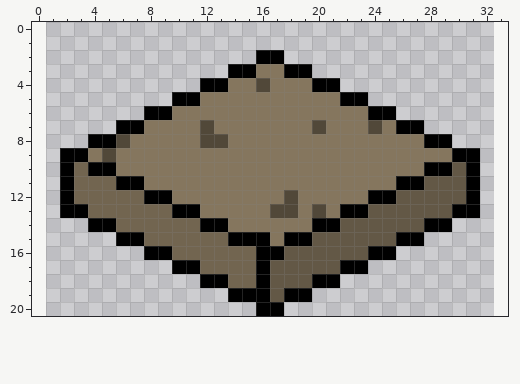
Two versions of one pixel-art sprite, midnight/assets/dirt_1.png. Above, as it was before the edit.
The file is 32x32 pixels. Pixels under 10% opacity are left out. The old version is drawn lined up with the new one, on the new canvas.
After:
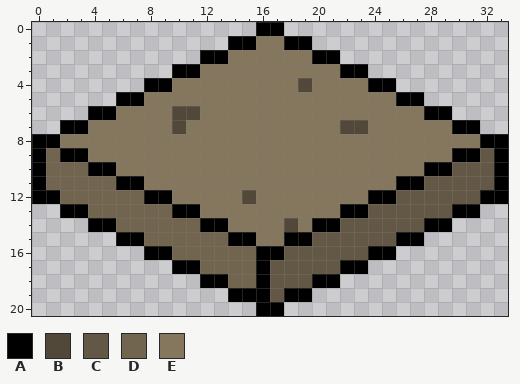
Palette (. is transparent): A #000000  B #514839  C #635846  D #726550  E #85765e
The commit says: New tile format
From old to new:
canvas 32x32 -> 34x21, the old top-left corner now at 1,-10 (the part of the old canvas that was cut away was empty and is not shown)
@@ x 0..33 @@
- 0 ..................................
- 1 ..................................
- 2 ................AA................
- 3 ..............AAEEAA..............
- 4 ............AAEEBEEEAA............
- 5 ..........AAEEEEEEEEEEAA..........
- 6 ........AAEEEEEEEEEEEEEEAA........
- 7 ......AAEEEEBEEEEEEEBEEEBEAA......
- 8 ....AABEEEEEBBEEEEEEEEEEEEEEAA....
- 9 ..AAEBEEEEEEEEEEEEEEEEEEEEEEEEAA..
-10 ..ADAAEEEEEEEEEEEEEEEEEEEEEEAACA..
-11 ..ADDDAAEEEEEEEEEEEEEEEEEEAACCCA..
-12 ..ADDDDDAAEEEEEEEEBEEEEEAACCCCCA..
-13 ..AADDDDDDAAEEEEEBBEBEAACCCCCCAA..
-14 ....AADDDDDDAAEEEEEEAACCCCCCAA....
-15 ......AADDDDDDAAAEAACCCCCCAA......
+ 0 ................AA................
+ 1 ..............AAEEAA..............
+ 2 ............AAEEEEEEAA............
+ 3 ..........AAEEEEEEEEEEAA..........
+ 4 ........AAEEEEEEEEEBEEEEAA........
+ 5 ......AAEEEEEEEEEEEEEEEEEEAA......
+ 6 ....AAEEEEBBEEEEEEEEEEEEEEEEAA....
+ 7 ..AAEEEEEEBEEEEEEEEEEEBBEEEEEEAA..
+ 8 AAEEEEEEEEEEEEEEEEEEEEEEEEEEEEEEAA
+ 9 ADAAEEEEEEEEEEEEEEEEEEEEEEEEEEAACA
+10 ADDDAAEEEEEEEEEEEEEEEEEEEEEEAACCCA
+11 ADDDDDAAEEEEEEEEEEEEEEEEEEAACCCCCA
+12 AADDDDDDAAEEEEEBEEEEEEEEAACCCCCCAA
+13 ..AADDDDDDAAEEEEEEEEEEAACCCCCCAA..
+14 ....AADDDDDDAAEEEEBEAACCCCCCAA....
+15 ......AADDDDDDAAEEAACCCCCCAA......
 16 ........AADDDDDDAACCCCCCAA........
Changed places in both pictures, as pixel boxes (x1, y1, x2, y2):
changed: (32, 22, 508, 246)
